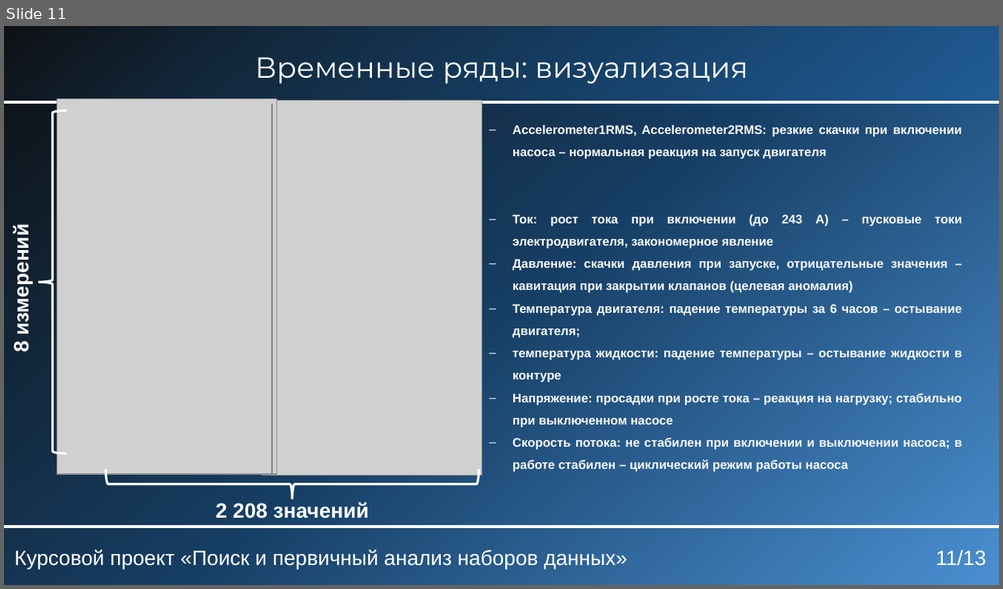
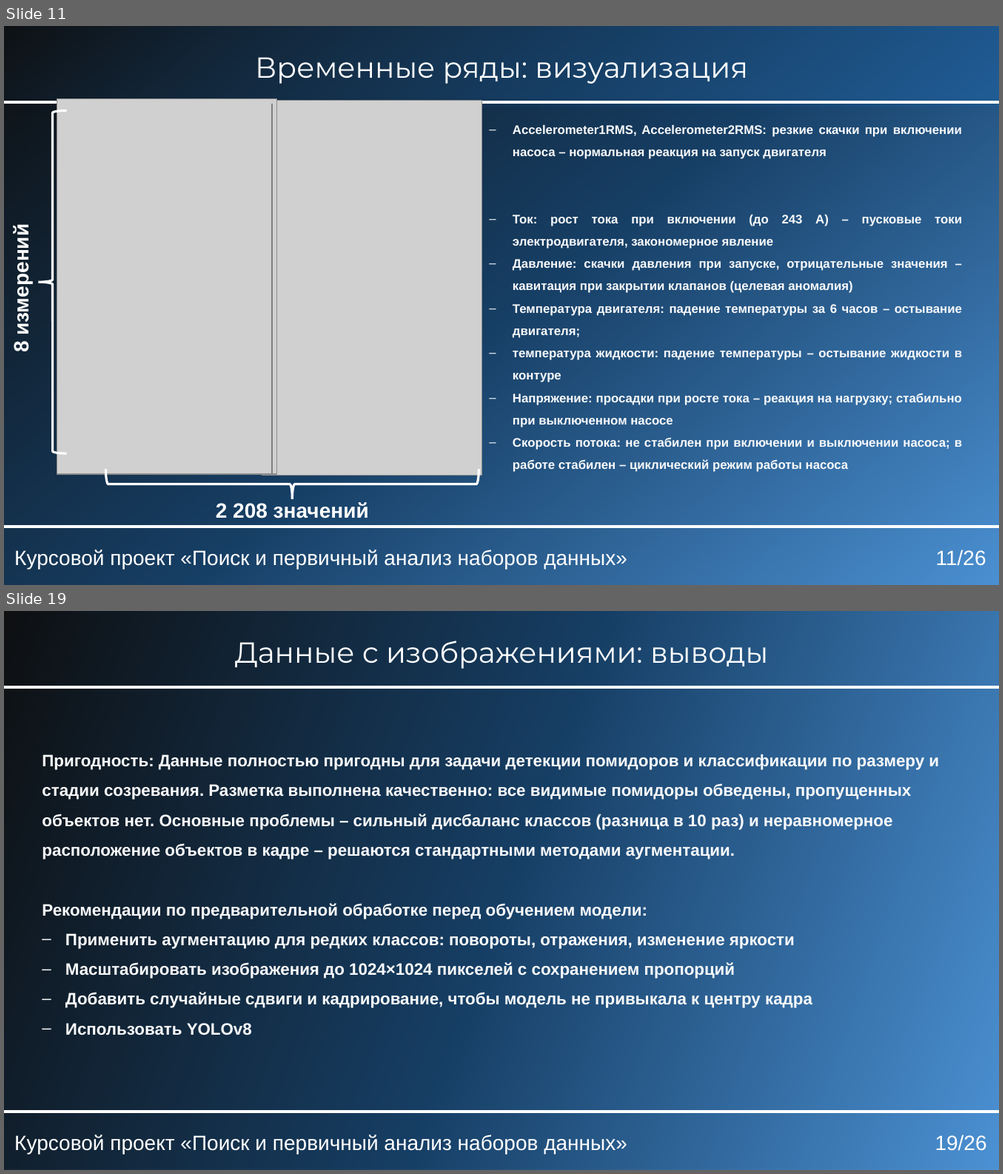
Before and after one commit to KaKTyZV/KYRSOVAIA_RABOTA, a slide deck: БобыкинВА_ЕТ141_курсовой_проект.pptx. Shown one above the other, each under a label of ours: slide 11 before the commit, slides 11 and 19 after it; the slides between them are not shown. The pictures are 1003x589 and 1003x1174 pixels, drawn with LibreOffice and Linux fonts; fonts in the diff are those of the drawing; grey boxes stand for pictures. Boxes give left, top, right and bottom in pixels: in the first picture for what was removed or moved away, otherwise in the second. Text is boxed around its words. In the diff, an @@ line names an element or a change of style, - is before the commit and + after.

```diff
--- a/БобыкинВА_ЕТ141_курсовой_проект.pptx
+++ b/БобыкинВА_ЕТ141_курсовой_проект.pptx
@@ slide 19 added at (4, 611, 999, 1170), background #FFFFFF @@
@@ rectangle added at (4, 611, 999, 1170), fill gradient #4E95D9 to #163E64 to #122639 to #0D0D0D, outline #092A39 1.5 pt @@
@@ text added at (235, 641, 768, 669), 28 pt, text #FFFFFF @@
+Данные с изображениями: выводы
@@ rectangle added at (4, 688, 999, 1113), outline #FFFFFF 3 pt @@
@@ text added at (42, 754, 939, 1036), 16 pt, text #F9FAFB, bold @@
+Пригодность: Данные полностью пригодны для задачи детекции помидоров и классификации по размеру и стадии созревания. Разметка выполнена качественно: все видимые помидоры обведены, пропущенных объектов нет. Основные проблемы – сильный дисбаланс классов (разница в 10 раз) и неравномерное расположение объектов в кадре – решаются стандартными методами аугментации.
+Рекомендации по предварительной обработке перед обучением модели:
+– Применить аугментацию для редких классов: повороты, отражения, изменение яркости
+– Масштабировать изображения до 1024×1024 пикселей с сохранением пропорций
+– Добавить случайные сдвиги и кадрирование, чтобы модель не привыкала к центру кадра
+– Использовать YOLOv8
@@ text added at (14, 1135, 627, 1154), 20 pt, text #FFFFFF @@
+Курсовой проект «Поиск и первичный анализ наборов данных»
@@ page number added at (935, 1135, 987, 1151), 20 pt, text #FFFFFF @@
+19/26
@@ page number at (936, 550, 986, 566): text changed @@
-11/13
+11/26
```
Also in this commit, not shown: 12 slides changed, 20 other slides added, 1 slide removed.
